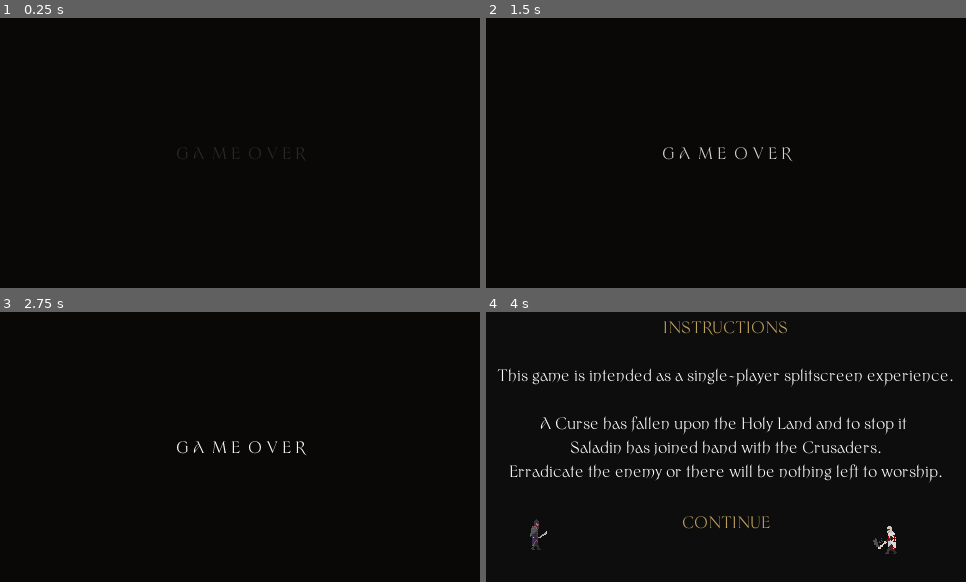
Above: before the commit, frames 1-4 (two rows, left to right).
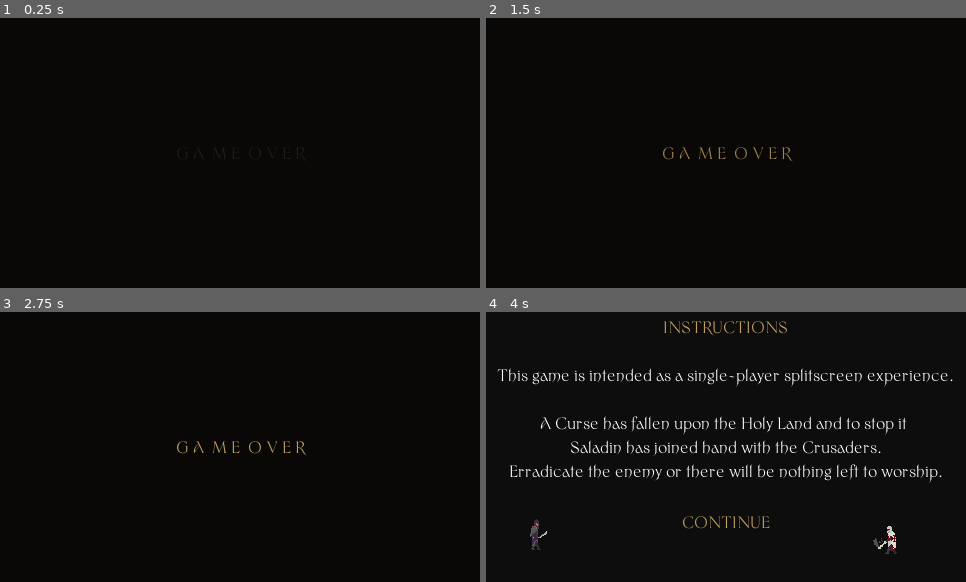
Above: after the commit, the same moments.

Repository: imav97/GMTK2021
Game: Godot game, scene res://GameOver.tscn
Two runs of this game, one before a commit and one after it. Both use one fixed random seed, a clock stepped at 60 frames per second and the inputs below. This scene is started directly instead of the project's main scene.
Inputs (mouse positions are in pixels of both pictures, inside the frame that each line leads up to):
- Up to frame 1 (0.25 s): no input
- Up to frame 2 (1.5 s): move the mouse to (831, 139) at 0.52 s; press the mouse at (831, 139) at 0.53 s; hold D (right) 0.53-1.25 s; release the mouse at (831, 139) at 1.25 s; drag from (630, 166) to (702, 207) at 1.27 s
- Up to frame 3 (2.75 s): tap Enter at 2 s; move the mouse to (288, 387) at 2.02 s; hold D (right) from 2.03 s (still down); hold Space (simple_attack) from 2.03 s (still down)
- Up to frame 4 (4 s): release D (right) at 2.75 s; release Space (simple_attack) at 2.75 s; drag from (702, 501) to (582, 406) at 2.77 s; click "Start" at 3.5 s

The runs differ from the first frame. In frame 2, 0.3% of the frame differs, in the area x 36-64%, y 47-53%; in frame 3, 0.3%; in frame 4, nothing differs.

Commit message:
Better Gameover Screen

Diff:
--- a/gmtk2021/DynamicClouds.tscn
+++ b/gmtk2021/DynamicClouds.tscn
@@ -35,7 +35,6 @@
 position = Vector2( 240, 136 )
 z_index = -4
 frames = SubResource( 4 )
-frame = 2
 playing = true
 
 [node name="Houses" type="Sprite" parent="."]
--- a/gmtk2021/GameOver.tscn
+++ b/gmtk2021/GameOver.tscn
@@ -57,6 +57,7 @@
 margin_right = 64.5
 margin_bottom = 10.0
 custom_fonts/font = SubResource( 2 )
+custom_colors/font_color = Color( 0.752941, 0.631373, 0.376471, 1 )
 text = "G A  M E  O V E R"
 __meta__ = {
 "_edit_use_anchors_": false
@@ -69,4 +70,5 @@
 
 [node name="AnimationPlayer" type="AnimationPlayer" parent="."]
 anims/default = SubResource( 3 )
+
 [connection signal="timeout" from="Timer" to="." method="_on_Timer_timeout"]
--- a/gmtk2021/Root.tscn
+++ b/gmtk2021/Root.tscn
@@ -75,7 +75,7 @@
 [node name="AnimatedSaladdin" parent="MarginContainer/VBoxContainer/Buttons/HBoxContainer" instance=ExtResource( 4 )]
 visible = false
 position = Vector2( 182, 15 )
-frame = 10
+frame = 7
 
 [node name="Start" type="Button" parent="MarginContainer/VBoxContainer/Buttons/HBoxContainer"]
 margin_left = 196.0
@@ -91,7 +91,7 @@
 [node name="AnimatedTemplar" parent="MarginContainer/VBoxContainer/Buttons/HBoxContainer" instance=ExtResource( 5 )]
 visible = false
 position = Vector2( 278, 15 )
-frame = 3
+frame = 0
 
 [node name="HBoxContainer2" type="HBoxContainer" parent="MarginContainer/VBoxContainer/Buttons"]
 margin_top = 42.0
@@ -104,7 +104,7 @@
 [node name="AnimatedSaladdin2" parent="MarginContainer/VBoxContainer/Buttons/HBoxContainer2" instance=ExtResource( 4 )]
 visible = false
 position = Vector2( 166, 13 )
-frame = 10
+frame = 7
 
 [node name="Credits" type="Button" parent="MarginContainer/VBoxContainer/Buttons/HBoxContainer2"]
 margin_left = 181.0
@@ -120,6 +120,7 @@
 [node name="AnimatedTemplar2" parent="MarginContainer/VBoxContainer/Buttons/HBoxContainer2" instance=ExtResource( 5 )]
 visible = false
 position = Vector2( 294, 13 )
+frame = 10
 
 [node name="HBoxContainer3" type="HBoxContainer" parent="MarginContainer/VBoxContainer/Buttons"]
 margin_top = 84.0
@@ -132,7 +133,7 @@
 [node name="AnimatedSaladdin3" parent="MarginContainer/VBoxContainer/Buttons/HBoxContainer3" instance=ExtResource( 4 )]
 visible = false
 position = Vector2( 181, 19 )
-frame = 8
+frame = 5
 
 [node name="Quit" type="Button" parent="MarginContainer/VBoxContainer/Buttons/HBoxContainer3"]
 margin_left = 198.0
@@ -148,7 +149,7 @@
 [node name="AnimatedTemplar3" parent="MarginContainer/VBoxContainer/Buttons/HBoxContainer3" instance=ExtResource( 5 )]
 visible = false
 position = Vector2( 278, 19 )
-frame = 1
+frame = 9
 
 [node name="DynamicBG" parent="." instance=ExtResource( 2 )]
 
